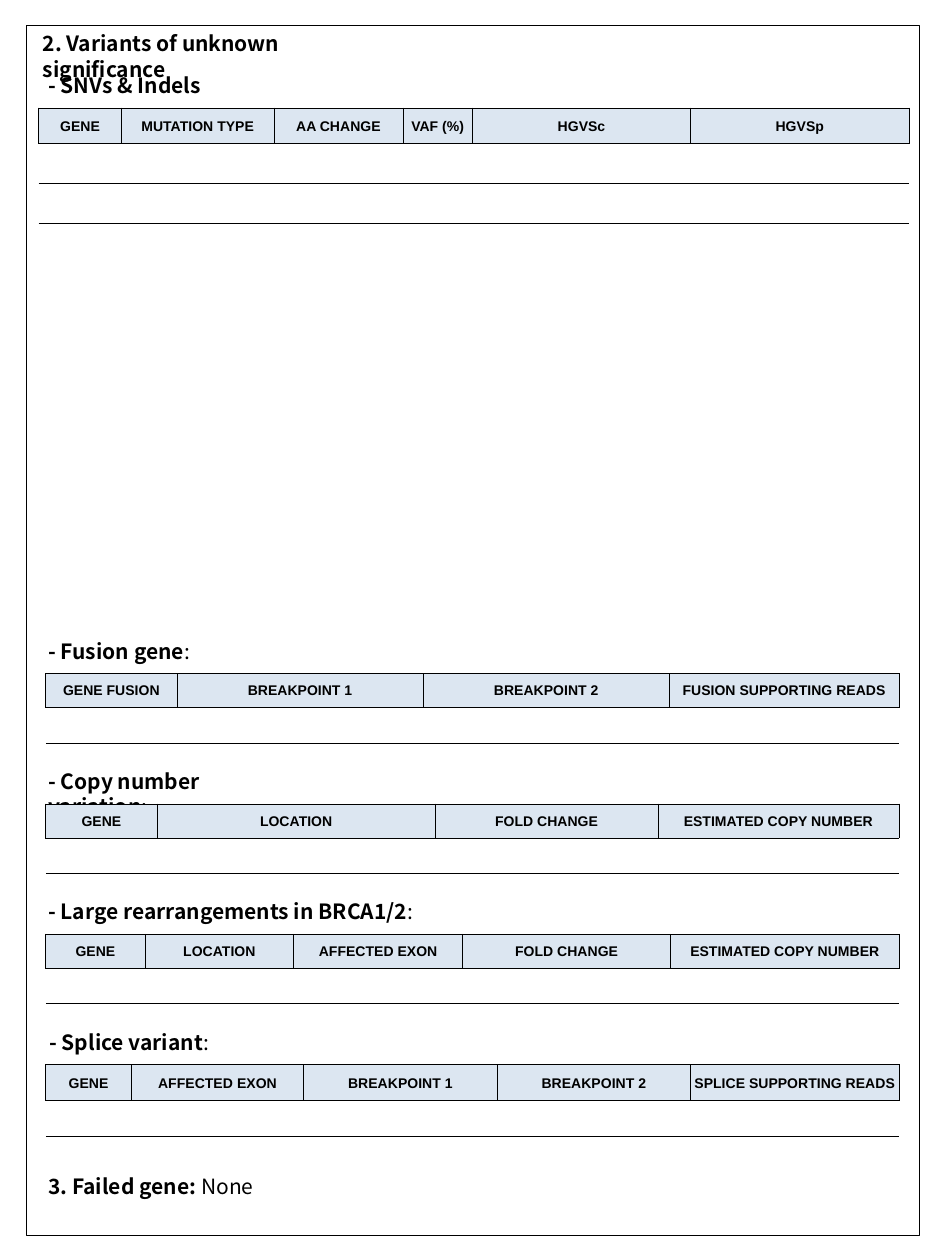
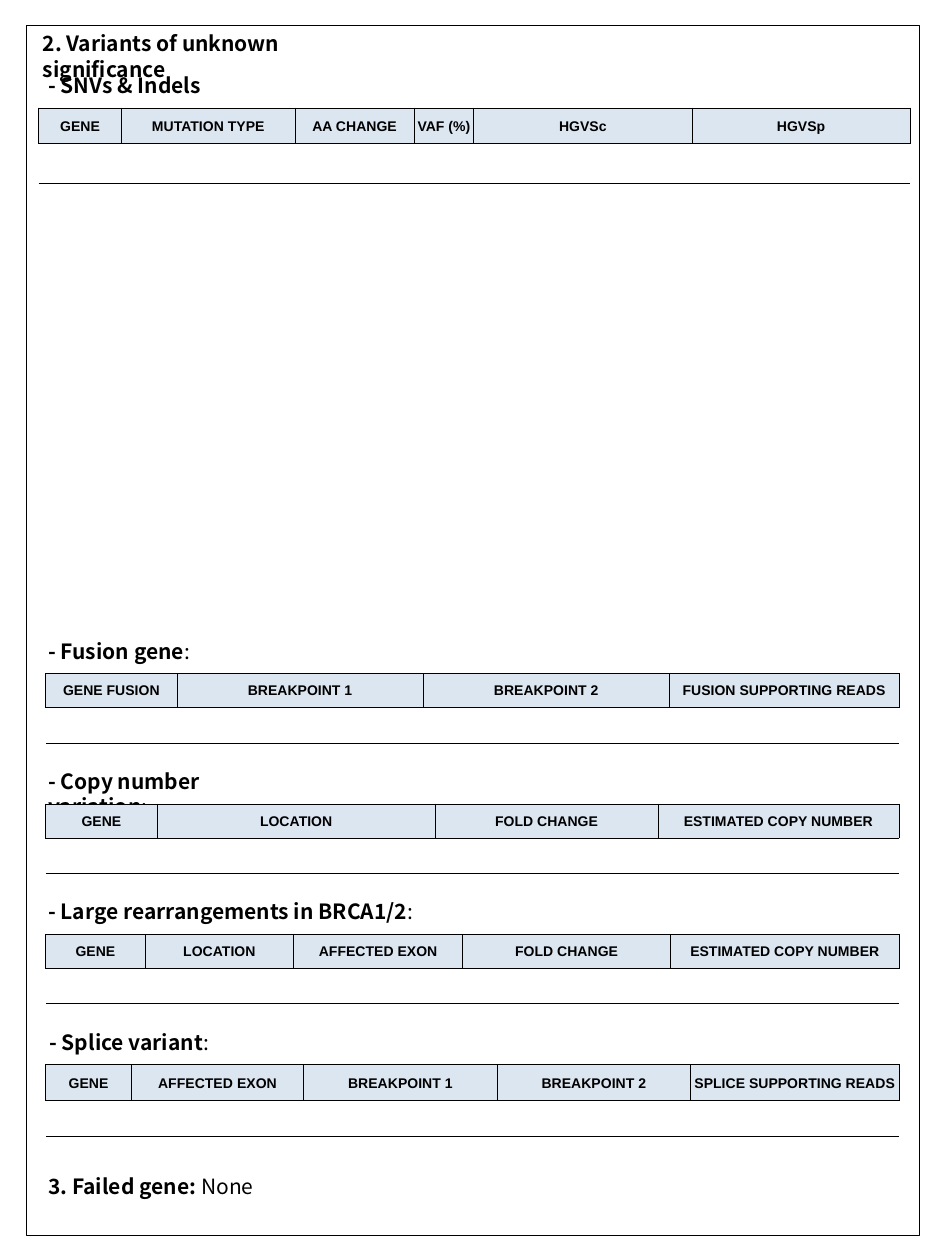
Before and after one commit to dr-you-group/NGS-E2E-Pipeline, a slide deck: slide 2 of resources/NGS_GE_report_baseline.pptx. Drawn at 945x1260 pixels with LibreOffice and Linux fonts; fonts in the diff are those of the drawing. Boxes give left, top, right and bottom in pixels: in the first picture for what was removed or moved away, otherwise in the second. Text is boxed around its words. In the diff, an @@ line names an element or a change of style, - is before the commit and + after.

```diff
--- a/resources/NGS_GE_report_baseline.pptx
+++ b/resources/NGS_GE_report_baseline.pptx
@@ table at <box>39,108,910,184</box> @@
-row 3:  |  |  |  |  | 
```
Also in this commit, not shown: 6 other files.
